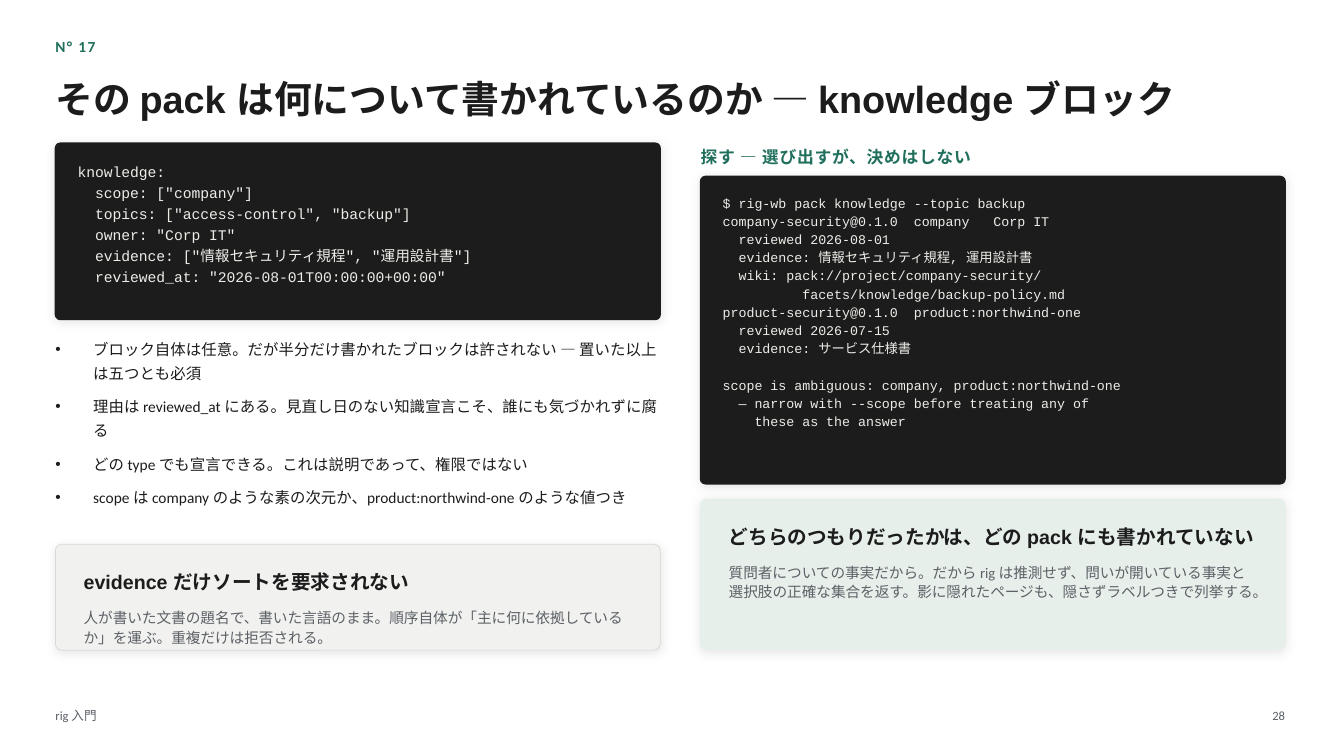
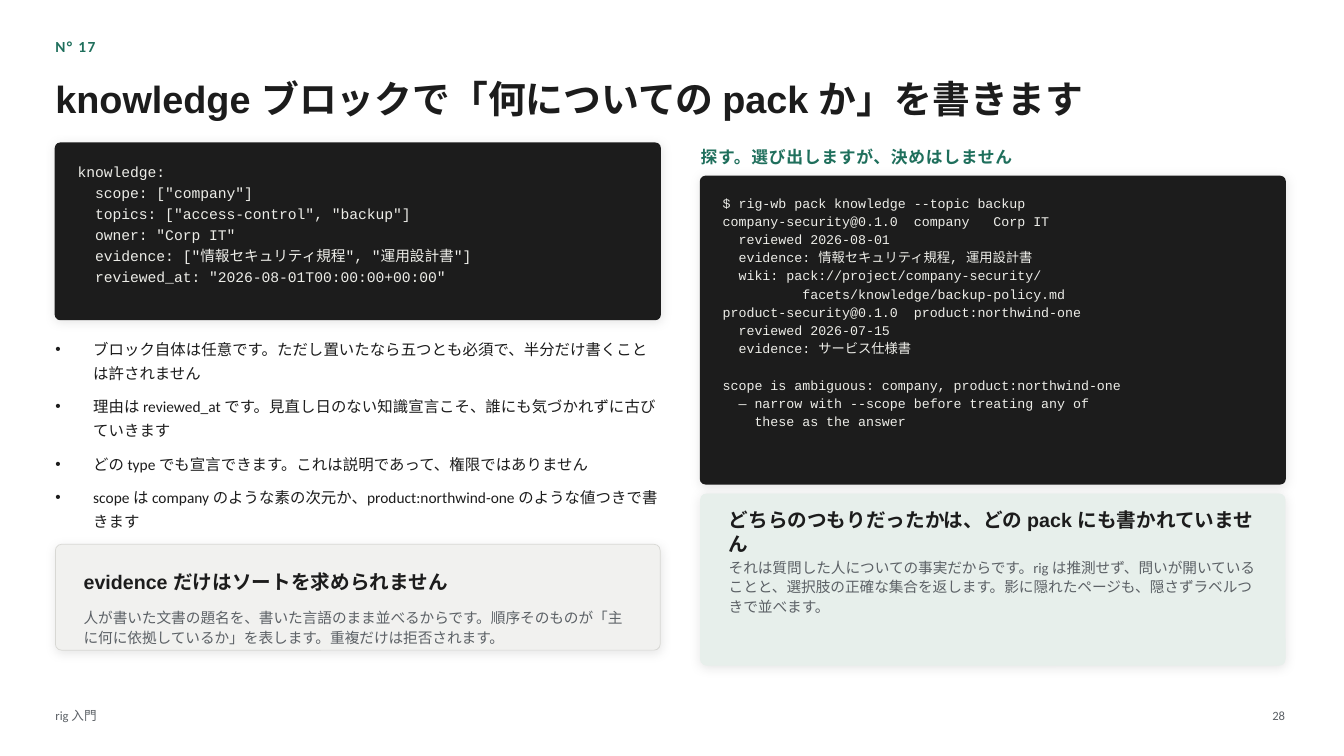
Before and after one commit to itoh-shun/rig, a slide deck: slide 28 of docs/onboarding/rig-intro.ja.pptx. Drawn at 1344x756 pixels with LibreOffice and Linux fonts; fonts in the diff are those of the drawing. Boxes give left, top, right and bottom in pixels: in the first picture for what was removed or moved away, otherwise in the second. Text is boxed around its words. In the diff, an @@ line names an element or a change of style, - is before the commit and + after.

```diff
--- a/docs/onboarding/rig-intro.ja.pptx
+++ b/docs/onboarding/rig-intro.ja.pptx
@@ text at [55, 80, 1084, 121]: text changed @@
-その pack は何について書かれているのか — knowledge ブロック
+knowledge ブロックで「何についての pack か」を書きます
@@ text at [701, 148, 1013, 165]: text changed @@
-探す — 選び出すが、決めはしない
+探す。選び出しますが、決めはしません
@@ text at [93, 342, 657, 528]: text changed @@
-• ブロック自体は任意。だが半分だけ書かれたブロックは許されない — 置いた以上は五つとも必須
-• 理由は reviewed_at にある。見直し日のない知識宣言こそ、誰にも気づかれずに腐る
-• どの type でも宣言できる。これは説明であって、権限ではない
-• scope は company のような素の次元か、product:northwind-one のような値つき
+• ブロック自体は任意です。ただし置いたなら五つとも必須で、半分だけ書くことは許されません
+• 理由は reviewed_at です。見直し日のない知識宣言こそ、誰にも気づかれずに古びていきます
+• どの type でも宣言できます。これは説明であって、権限ではありません
+• scope は company のような素の次元か、product:northwind-one のような値つきで書きます
@@ rounded rectangle: place and size @@
-rounded rectangle at [701, 499, 1286, 650]
+rounded rectangle at [701, 494, 1286, 665]
@@ rounded rectangle at [701, 494, 1286, 665]: proportions changed @@
@@ text at [729, 510, 1254, 552]: text changed @@
-どちらのつもりだったかは、どの pack にも書かれていない
+どちらのつもりだったかは、どの pack にも書かれていません
@@ text at [729, 560, 1255, 613]: text changed @@
-質問者についての事実だから。だから rig は推測せず、問いが開いている事実と選択肢の正確な集合を返す。影に隠れたページも、隠さずラベルつきで列挙する。
+それは質問した人についての事実だからです。rig は推測せず、問いが開いていることと、選択肢の正確な集合を返します。影に隠れたページも、隠さずラベルつきで並べます。
@@ text at [84, 572, 447, 591]: text changed @@
-evidence だけソートを要求されない
+evidence だけはソートを求められません
@@ text at [84, 610, 623, 644]: text changed @@
-人が書いた文書の題名で、書いた言語のまま。順序自体が「主に何に依拠しているか」を運ぶ。重複だけは拒否される。
+人が書いた文書の題名を、書いた言語のまま並べるからです。順序そのものが「主に何に依拠しているか」を表します。重複だけは拒否されます。
```
Also in this commit, not shown: 30 other slides changed, 4 other files.
